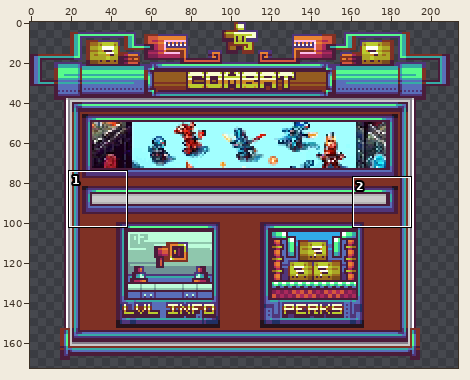
File history of a sprite sheet, assets/minecraft/textures/gamula/ui/gui/skills/gui_skill_combat.png. The first picture is a wide view before the edit; the outline marks the close-up.
Close-up. First the earlier version:
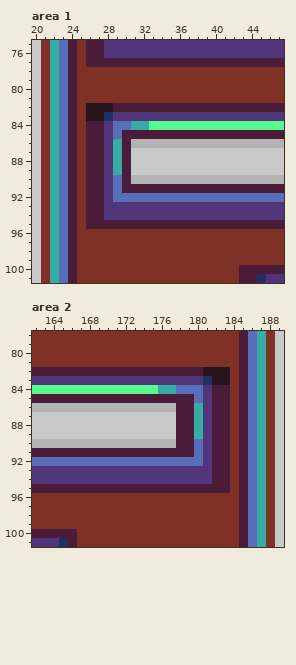
The file is 256x256 pixels. Colours within 5 levels of each other are drawn and written as one. Shown: area 1: x 20..47, y 75..101; area 2: x 162..189, y 78..101. The wide view leaves out empty margins.
After the commit:
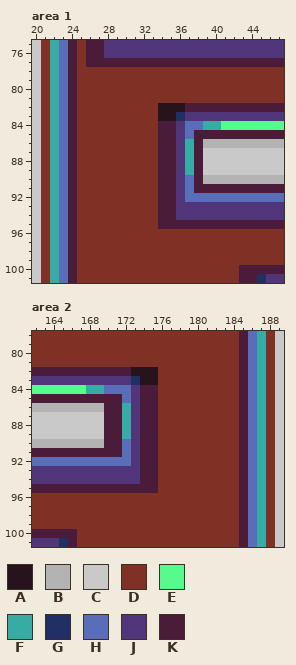
Palette (. is transparent): A #26131c  B #b3b3b3  C #c9c9c9  D #7f3125  E #57fb8d  F #36aca5  G #203064  H #596eb9  J #50357a  K #4a1c3a
Change:
--- area 1
@@ x 24..42 @@
  81 KDDDDDDDDDDDDDDDDDD
- 82 KDAAAKKKKKKKKKKKKKK
- 83 KDAAGJJJJJJJJJJJJJJ
- 84 KDKKJHHFFEEEEEEEEEE
- 85 KDKKJHKKKKKKKKKKKKK
- 86 KDKKJFKBBBBBBBBBBBB
- 87 KDKKJFKCCCCCCCCCCCC
- 88 KDKKJFKCCCCCCCCCCCC
- 89 KDKKJFKCCCCCCCCCCCC
- 90 KDKKJHKBBBBBBBBBBBB
- 91 KDKKJHKKKKKKKKKKKKK
- 92 KDKKJHHHHHHHHHHHHHH
- 93 KDKKJJJJJJJJJJJJJJJ
- 94 KDKKJJJJJJJJJJJJJJJ
- 95 KDKKKKKKKKKKKKKKKKK
+ 82 KDDDDDDDDDAAAKKKKKK
+ 83 KDDDDDDDDDAAGJJJJJJ
+ 84 KDDDDDDDDDKKJHHFFEE
+ 85 KDDDDDDDDDKKJHKKKKK
+ 86 KDDDDDDDDDKKJFKBBBB
+ 87 KDDDDDDDDDKKJFKCCCC
+ 88 KDDDDDDDDDKKJFKCCCC
+ 89 KDDDDDDDDDKKJFKCCCC
+ 90 KDDDDDDDDDKKJHKBBBB
+ 91 KDDDDDDDDDKKJHKKKKK
+ 92 KDDDDDDDDDKKJHHHHHH
+ 93 KDDDDDDDDDKKJJJJJJJ
+ 94 KDDDDDDDDDKKJJJJJJJ
+ 95 KDDDDDDDDDKKKKKKKKK
  96 KDDDDDDDDDDDDDDDDDD
--- area 2
@@ x 162..189 @@
  81 DDDDDDDDDDDDDDDDDDDDDDDKHFDC
- 82 KKKKKKKKKKKKKKKKKKKAAADKHFDC
- 83 JJJJJJJJJJJJJJJJJJJGAADKHFDC
- 84 EEEEEEEEEEEEEEFFHHHJKKDKHFDC
- 85 KKKKKKKKKKKKKKKKKKHJKKDKHFDC
- 86 BBBBBBBBBBBBBBBBKKFJKKDKHFDC
- 87 CCCCCCCCCCCCCCCCKKFJKKDKHFDC
- 88 CCCCCCCCCCCCCCCCKKFJKKDKHFDC
- 89 CCCCCCCCCCCCCCCCKKFJKKDKHFDC
- 90 BBBBBBBBBBBBBBBBKKHJKKDKHFDC
- 91 KKKKKKKKKKKKKKKKKKHJKKDKHFDC
- 92 HHHHHHHHHHHHHHHHHHHJKKDKHFDC
- 93 JJJJJJJJJJJJJJJJJJJJKKDKHFDC
- 94 JJJJJJJJJJJJJJJJJJJJKKDKHFDC
- 95 KKKKKKKKKKKKKKKKKKKKKKDKHFDC
+ 82 KKKKKKKKKKKAAADDDDDDDDDKHFDC
+ 83 JJJJJJJJJJJGAADDDDDDDDDKHFDC
+ 84 EEEEEEFFHHHJKKDDDDDDDDDKHFDC
+ 85 KKKKKKKKKKHJKKDDDDDDDDDKHFDC
+ 86 BBBBBBBBKKFJKKDDDDDDDDDKHFDC
+ 87 CCCCCCCCKKFJKKDDDDDDDDDKHFDC
+ 88 CCCCCCCCKKFJKKDDDDDDDDDKHFDC
+ 89 CCCCCCCCKKFJKKDDDDDDDDDKHFDC
+ 90 BBBBBBBBKKHJKKDDDDDDDDDKHFDC
+ 91 KKKKKKKKKKHJKKDDDDDDDDDKHFDC
+ 92 HHHHHHHHHHHJKKDDDDDDDDDKHFDC
+ 93 JJJJJJJJJJJJKKDDDDDDDDDKHFDC
+ 94 JJJJJJJJJJJJKKDDDDDDDDDKHFDC
+ 95 KKKKKKKKKKKKKKDDDDDDDDDKHFDC
  96 DDDDDDDDDDDDDDDDDDDDDDDKHFDC
Changed places in both close-ups, as pixel boxes (x1, y1, x2, y2):
changed: (86, 103, 221, 229)
changed: (86, 367, 230, 493)
